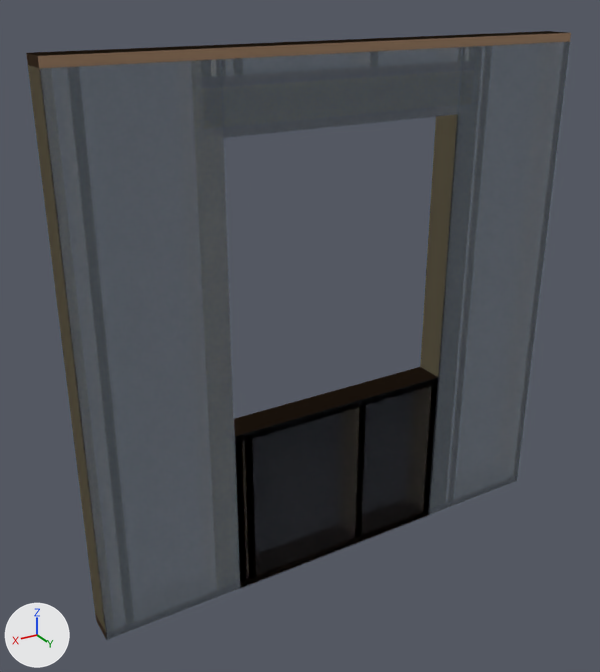
The glTF model panels/EX18_GF.glb: old version first, new version second.
Camera for both pictures: a 50 mm camera at (1.92, 2.87, 1.42) aimed at (0.15, -0.07, -0.05). Lighting does not change. The marker at lower left points along +X, +Y and +Z. The older version comes first. Vertices at exactly the same position are counted once.

Objects in the first picture: 'EX18 GF'.
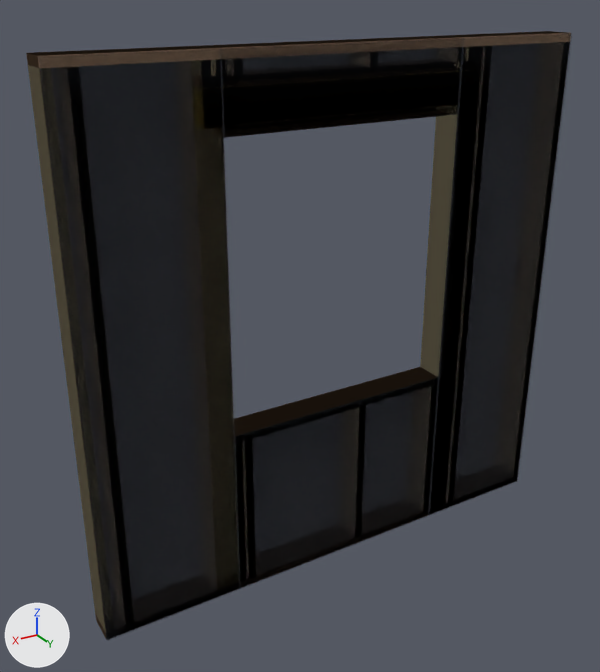
Where the change shows, as pixel boxes [x1, y1, x2, y2] in the pictures (600 x 672 px; the box of a moved part takes in the faces that stretch with it):
'EX18 GF', reshaped: before [26, 31, 571, 641]; after [26, 31, 572, 641]
part 1 of me_ex18_gf, moved or reshaped: before [40, 42, 571, 641]; after [38, 33, 572, 641]

Diff of the bpy script that builds the scene:
```diff
--- a/panels/EX18_GF.glb.py
+++ b/panels/EX18_GF.glb.py
@@ me_ex18_gf @@
 me_ex18_gf.from_pydata(...)  # 344 vertices, 516 faces, 516 loose edges; spans x -1.2..1.2, y -0.07..0.07, z -1.19..1.19
 # used by ob_ex18_gf; location = (0.0, 0.0, 0.0)
-me_ex18_gf.vertices[313].co = (-1.2, 0.07, -1.19)
-me_ex18_gf.vertices[314].co = (-0.56, 0.07, -1.19)  # pixel (428, 514)
-me_ex18_gf.vertices[315].co = (-0.56, 0.07, -1.19)  # pixel (429, 515)
-me_ex18_gf.vertices[316].co = (-0.56, 0.07, 1.15)  # pixel (462, 46)
-me_ex18_gf.vertices[317].co = (-0.56, 0.07, 1.15)  # pixel (463, 47)
-me_ex18_gf.vertices[318].co = (-1.2, 0.07, 1.15)  # pixel (569, 41)
-me_ex18_gf.vertices[319].co = (-1.2, 0.07, 1.15)  # pixel (571, 41)
-me_ex18_gf.vertices[321].co = (0.56, 0.07, -1.19)  # pixel (239, 588)
-me_ex18_gf.vertices[322].co = (1.2, 0.07, -1.19)  # pixel (106, 639)
-me_ex18_gf.vertices[323].co = (1.2, 0.07, -1.19)  # pixel (107, 641)
-me_ex18_gf.vertices[324].co = (1.2, 0.07, 1.15)  # pixel (39, 68)
-me_ex18_gf.vertices[325].co = (1.2, 0.07, 1.15)  # pixel (40, 68)
-me_ex18_gf.vertices[326].co = (0.56, 0.07, 1.15)  # pixel (220, 59)
-me_ex18_gf.vertices[327].co = (0.56, 0.07, 1.15)  # pixel (221, 59)
-me_ex18_gf.vertices[329].co = (-0.56, 0.07, 0.88)  # pixel (457, 113)
-me_ex18_gf.vertices[330].co = (0.56, 0.07, 0.88)  # pixel (223, 137)
-me_ex18_gf.vertices[331].co = (0.56, 0.07, 0.88)  # pixel (224, 137)
-me_ex18_gf.vertices[332].co = (0.56, 0.07, 1.15)  # pixel (220, 59)
-me_ex18_gf.vertices[333].co = (0.56, 0.07, 1.15)  # pixel (221, 59)
-me_ex18_gf.vertices[334].co = (-0.56, 0.07, 1.15)  # pixel (462, 46)
-me_ex18_gf.vertices[335].co = (-0.56, 0.07, 1.15)  # pixel (463, 47)
+# me_ex18_gf part 1
+me_ex18_gf.vertices[313].co = (-0.56, 0.07, -1.19)  # pixel (429, 515)
+me_ex18_gf.vertices[314].co = (-0.56, 0.07, 1.19)  # pixel (464, 37)
+me_ex18_gf.vertices[315].co = (-1.2, 0.07, 1.19)  # pixel (572, 33)
+me_ex18_gf.vertices[316].co = (-1.2, 0.07, -1.19)
+me_ex18_gf.vertices[317].co = (-1.2, 0.07, 1.19)  # pixel (570, 32)
+me_ex18_gf.vertices[318].co = (-0.56, 0.07, 1.19)  # pixel (463, 37)
+me_ex18_gf.vertices[319].co = (-0.56, 0.07, -1.19)  # pixel (428, 514)
+me_ex18_gf.vertices[321].co = (1.2, 0.07, -1.19)  # pixel (107, 641)
+me_ex18_gf.vertices[322].co = (1.2, 0.07, 1.19)  # pixel (38, 56)
+me_ex18_gf.vertices[323].co = (0.56, 0.07, 1.19)  # pixel (221, 48)
+me_ex18_gf.vertices[324].co = (0.56, 0.07, -1.19)  # pixel (239, 588)
+me_ex18_gf.vertices[325].co = (0.56, 0.07, 1.19)  # pixel (219, 48)
+me_ex18_gf.vertices[326].co = (1.2, 0.07, 1.19)  # pixel (38, 56)
+me_ex18_gf.vertices[327].co = (1.2, 0.07, -1.19)  # pixel (106, 639)
+me_ex18_gf.vertices[329].co = (0.56, 0.07, 0.88)  # pixel (224, 137)
+me_ex18_gf.vertices[330].co = (0.56, 0.07, 1.19)  # pixel (221, 48)
+me_ex18_gf.vertices[331].co = (-0.56, 0.07, 1.19)  # pixel (464, 37)
+me_ex18_gf.vertices[332].co = (-0.56, 0.07, 0.88)  # pixel (457, 113)
+me_ex18_gf.vertices[333].co = (-0.56, 0.07, 1.19)  # pixel (462, 37)
+me_ex18_gf.vertices[334].co = (0.56, 0.07, 1.19)  # pixel (220, 48)
+me_ex18_gf.vertices[335].co = (0.56, 0.07, 0.88)  # pixel (223, 137)
 me_ex18_gf.materials.append(mat_bottom_rail)
```
